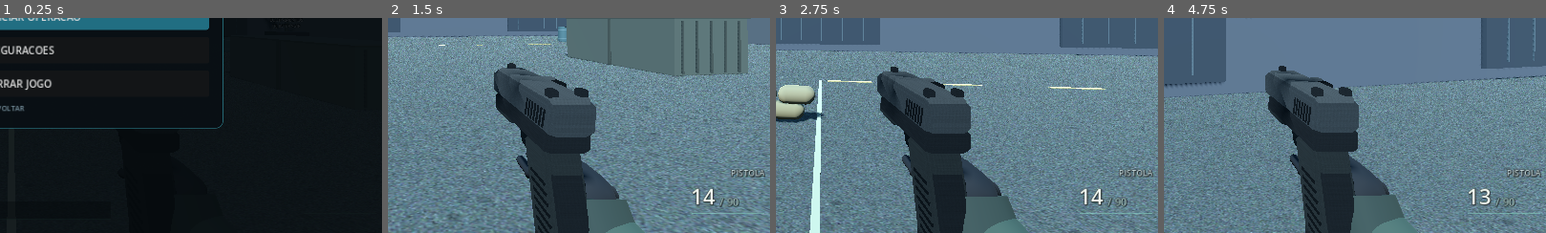
Above: before the commit, frames 1-4 (left to right).
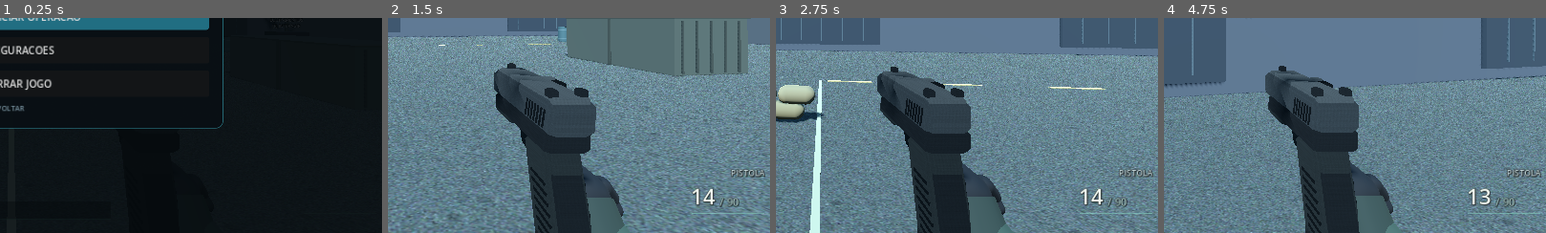
Above: after the commit, the same moments.

Repository: TPollTech/Frontline-Survival
Game: Godot game, scene res://scenes/main.tscn
Same seed, same stepped clock (60 frames per second), same inputs: the game is played once before the commit and once after it.
Inputs (mouse positions are % of the whole screen's width and height, from its top left):
- Up to frame 1 (0.25 s): no input
- Up to frame 2 (1.5 s): click "JOGAR / INICIAR OPERACAO" at 0.5 s; tap Enter at 1.25, 1.35 s; move the mouse to (55, 50) at 1.27 s; hold W from 1.28 s (still down); click (55, 50) at 1.42 s
- Up to frame 3 (2.75 s): keep holding W; tap Space at 1.52, 2.27 s; move the mouse to (45, 50) at 2.02 s; tap Keypad Enter at 2.1 s
- Up to frame 4 (4.75 s): keep holding W; move the mouse to (52, 48) at 2.77 s; tap F at 2.85 s; move the mouse to (49, 52) at 3.52 s; tap 1 at 3.6 s; click (49, 52) at 3.67 s; tap Space at 3.77, 4.52 s; move the mouse to (57, 51) at 4.27 s; tap 5 at 4.35 s
The pictures show only the part of the screen within x 48-98%, y 50-100%; the shares and areas given below are measured in that part.

The runs differ from the first frame. In frame 2, 0.9% of the frame differs, in the area x 33-68%, y 62-100%; in frame 3, 1.2%, in the area x 33-66%, y 63-100%; in frame 4, 1.2%.

Commit message:
fix(fps): shorten overstretched arms and fold glove fingers around grip
Correct user-reported v0.9.24 visual regression: shoulder/elbow geometry followed fixed distant Z and segmented fingers extended forward toward the barrel. Anchor shoulders to each wrist depth, shorten/taper forearms, fold proximal/distal finger geometry and thumbs toward palm. Add live Godot per-weapon geometry bounds and Python static regressions. Manual Windows visual approval pending.

Diff:
--- a/scripts/player.gd
+++ b/scripts/player.gd
@@ -782,13 +782,13 @@
     var grip_z: float = viewmodel_depth + viewmodel_scale * (0.035 if weapon_id == "pistol" else 0.16)
     var support_z: float = viewmodel_depth + viewmodel_scale * float({"smg": -0.39, "rifle": -0.48, "shotgun": -0.33, "lmg": -0.55}.get(weapon_id, -0.40))
     active_arm_parent = hand_rig
-    _add_first_person_arm(Vector3(0.30, -0.53, 0.52), Vector3(0.070, -0.18, grip_z), true)
+    _add_first_person_arm(Vector3(0.24, -0.44, grip_z + 0.24), Vector3(0.070, -0.18, grip_z), true)
     left_hand_rig = Node3D.new()
     left_hand_rig.name = "SupportArm"
     hand_rig.add_child(left_hand_rig)
     if long_gun:
         active_arm_parent = left_hand_rig
-        _add_first_person_arm(Vector3(-0.36, -0.54, 0.37), Vector3(-0.075, -0.13, support_z), false)
+        _add_first_person_arm(Vector3(-0.29, -0.42, support_z + 0.23), Vector3(-0.075, -0.13, support_z), false)
         # Resting palm center in SupportArm-local coordinates, before its
         # independent wrist animation. Used to match the magazine's grip.
         support_palm_rest = Vector3(-0.075, -0.085, support_z - 0.06)
@@ -1099,37 +1099,44 @@
     var cuff := Color(0.16, 0.21, 0.18)
     var glove := Color(0.095, 0.11, 0.12)
     var old_parent := active_arm_parent
-    var shoulder: Vector3 = Vector3(0.47, -0.79, 0.88) if trigger_hand else Vector3(-0.49, -0.79, 0.81)
+    # Anchor both joints near their actual wrists: the previous fixed Z
+    # shoulders stretched forearms across the entire FPS viewport.
+    var shoulder: Vector3 = (
+        Vector3(0.39, -0.71, wrist.z + 0.52)
+        if trigger_hand else Vector3(-0.39, -0.72, wrist.z + 0.50)
+    )
     var shoulder_joint := Node3D.new()
     shoulder_joint.name = "TriggerShoulder" if trigger_hand else "SupportShoulder"
     shoulder_joint.position = shoulder
     old_parent.add_child(shoulder_joint)
     active_arm_parent = shoulder_joint
-    _arm_link(Vector3.ZERO, elbow - shoulder, 0.087, 0.099, uniform)
+    _arm_link(Vector3.ZERO, elbow - shoulder, 0.068, 0.075, uniform)
     var elbow_joint := Node3D.new()
     elbow_joint.name = "Elbow"
     elbow_joint.position = elbow - shoulder
     shoulder_joint.add_child(elbow_joint)
     active_arm_parent = elbow_joint
-    _arm_link(Vector3.ZERO, wrist - elbow, 0.074, 0.090, uniform)
+    _arm_link(Vector3.ZERO, wrist - elbow, 0.052, 0.063, uniform)
     var wrist_joint := Node3D.new()
     wrist_joint.name = "Wrist"
     wrist_joint.position = wrist - elbow
     elbow_joint.add_child(wrist_joint)
     active_arm_parent = wrist_joint
-    _arm_link(Vector3(0, -0.052, 0.028), Vector3(0, 0.045, -0.032), 0.077, 0.083, cuff)
+    _arm_link(Vector3(0, -0.045, 0.025), Vector3(0, 0.043, -0.032), 0.054, 0.062, cuff)
     var palm_location := Vector3(0, 0.045, -0.06)
     var palm := CapsuleMesh.new()
-    palm.radius = 0.064
-    palm.height = 0.17
+    palm.radius = 0.052
+    palm.height = 0.15
     var palm_part := _arm_piece(palm, palm_location, glove, Vector3(PI * 0.5, 0, 0))
     palm_part.name = "Palm"
     for finger in range(4):
         var x: float = (float(finger) - 1.5) * 0.030
         var length_scale: float = 0.75 if finger == 3 else (0.91 if finger == 0 else 1.0)
-        var knuckle := palm_location + Vector3(x, -0.006, -0.067)
-        var middle := knuckle + Vector3(x * 0.06, -0.034, -0.055 * length_scale)
-        var fingertip := middle + Vector3(x * 0.03, -0.022, -0.057 * length_scale)
+        # Close each finger around the pistol grip / fore-end instead of
+        # extending its two long capsules forward along the barrel.
+        var knuckle := palm_location + Vector3(x, -0.008, -0.046)
+        var middle := knuckle + Vector3(x * 0.04, -0.030, -0.022 * length_scale)
+        var fingertip := middle + Vector3(x * 0.02, -0.024, 0.022 * length_scale)
         # Each phalanx has a real pivot: the original two static meshes could
         # not open for a reload or bend around the trigger.
         var knuckle_joint := Node3D.new()
@@ -1137,13 +1144,13 @@
         knuckle_joint.position = knuckle
         wrist_joint.add_child(knuckle_joint)
         active_arm_parent = knuckle_joint
-        _arm_capsule_link(Vector3.ZERO, middle - knuckle, 0.016, glove, "Finger%dProximal" % finger)
+        _arm_capsule_link(Vector3.ZERO, middle - knuckle, 0.014, glove, "Finger%dProximal" % finger)
         var tip_joint := Node3D.new()
         tip_joint.name = "Finger%dTipJoint" % finger
         tip_joint.position = middle - knuckle
         knuckle_joint.add_child(tip_joint)
         active_arm_parent = tip_joint
-        _arm_capsule_link(Vector3.ZERO, fingertip - middle, 0.013, glove, "Finger%dDistal" % finger)
+        _arm_capsule_link(Vector3.ZERO, fingertip - middle, 0.012, glove, "Finger%dDistal" % finger)
         if trigger_hand:
             trigger_finger_knuckles.append(knuckle_joint)
             trigger_finger_tips.append(tip_joint)
@@ -1153,8 +1160,8 @@
         active_arm_parent = wrist_joint
     var side: float = 1.0 if trigger_hand else -1.0
     var thumb_root := palm_location + Vector3(side * 0.046, 0.015, 0.014)
-    var thumb_bend := thumb_root + Vector3(side * 0.038, -0.034, -0.040)
-    var thumb_tip := thumb_bend + Vector3(side * 0.014, -0.020, -0.037)
+    var thumb_bend := thumb_root + Vector3(side * 0.026, -0.032, -0.020)
+    var thumb_tip := thumb_bend + Vector3(side * 0.010, -0.021, 0.013)
     var thumb_joint := Node3D.new()
     thumb_joint.name = "ThumbJoint"
     thumb_joint.position = thumb_root
--- a/tests/runtime_wave_qa.gd
+++ b/tests/runtime_wave_qa.gd
@@ -707,6 +707,49 @@
         game.player._animate_viewmodel(0.25, 0.0)
         _expect(absf(game.player.trigger_elbow_joint.rotation.x) < 0.015,
             "trigger elbow must return to neutral without animation drift for " + gun_id)
+    # Geometry regression based on the screenshot-reported floating fingers.
+    # The forearms are short, and fingers must stay near their palm instead
+    # of protruding far ahead of the weapon in their neutral grip.
+    for grip_gun: String in ["pistol", "smg", "rifle", "shotgun", "lmg"]:
+        game.player.equip(grip_gun)
+        game.player.shot_anim = 0.0
+        game.player.reloading = false
+        game.player._animate_viewmodel(0.25, 0.0)
+        var trigger_shoulder := game.player.hand_rig.get_node_or_null("TriggerShoulder") as Node3D
+        _expect(trigger_shoulder != null, "trigger shoulder missing on " + grip_gun)
+        if trigger_shoulder != null:
+            _expect(trigger_shoulder.global_position.distance_to(game.player.trigger_elbow_joint.global_position) < 0.53,
+                "trigger upper arm extends too far from the camera on " + grip_gun)
+            _expect(game.player.trigger_elbow_joint.global_position.distance_to(game.player.trigger_wrist_joint.global_position) < 0.53,
+                "trigger forearm is stretched across the viewport on " + grip_gun)
+        var trigger_palm := game.player.trigger_wrist_joint.get_node_or_null("Palm") as Node3D
+        _expect(trigger_palm != null, "trigger palm missing on " + grip_gun)
+        for finger_idx in range(4):
+            var distal_path: String = "Finger%dJoint/Finger%dTipJoint/Finger%dDistal" % [
+                finger_idx, finger_idx, finger_idx
+            ]
+            var distal := game.player.trigger_wrist_joint.get_node_or_null(distal_path) as Node3D
+            _expect(distal != null, "trigger fingertip missing on " + grip_gun)
+            if trigger_palm != null and distal != null:
+                _expect(trigger_palm.global_position.distance_to(distal.global_position) < 0.145,
+                    "trigger fingers project away from the grip on " + grip_gun)
+        if grip_gun != "pistol":
+            var support_shoulder := game.player.left_hand_rig.get_node_or_null("SupportShoulder") as Node3D
+            _expect(support_shoulder != null, "support shoulder missing on " + grip_gun)
+            if support_shoulder != null:
+                _expect(support_shoulder.global_position.distance_to(game.player.support_elbow_joint.global_position) < 0.53,
+                    "support upper arm extends too far on " + grip_gun)
+                _expect(game.player.support_elbow_joint.global_position.distance_to(game.player.support_wrist_joint.global_position) < 0.53,
+                    "support forearm is stretched across the viewport on " + grip_gun)
+            var support_palm := game.player.support_wrist_joint.get_node_or_null("Palm") as Node3D
+            for support_idx in range(4):
+                var support_path: String = "Finger%dJoint/Finger%dTipJoint/Finger%dDistal" % [
+                    support_idx, support_idx, support_idx
+                ]
+                var support_distal := game.player.support_wrist_joint.get_node_or_null(support_path) as Node3D
+                if support_palm != null and support_distal != null:
+                    _expect(support_palm.global_position.distance_to(support_distal.global_position) < 0.145,
+                        "support fingers project forward instead of gripping " + grip_gun)
     # Hinged glove fingers: every weapon has four trigger-side pairs.
     # Only long guns expose the support hand. A rifle mag change opens its
     # fingers, and releasing the magazine closes the grip again.
Not shown, changed: ROADMAP.md
Not shown, changed: docs/CHANGELOG.md
